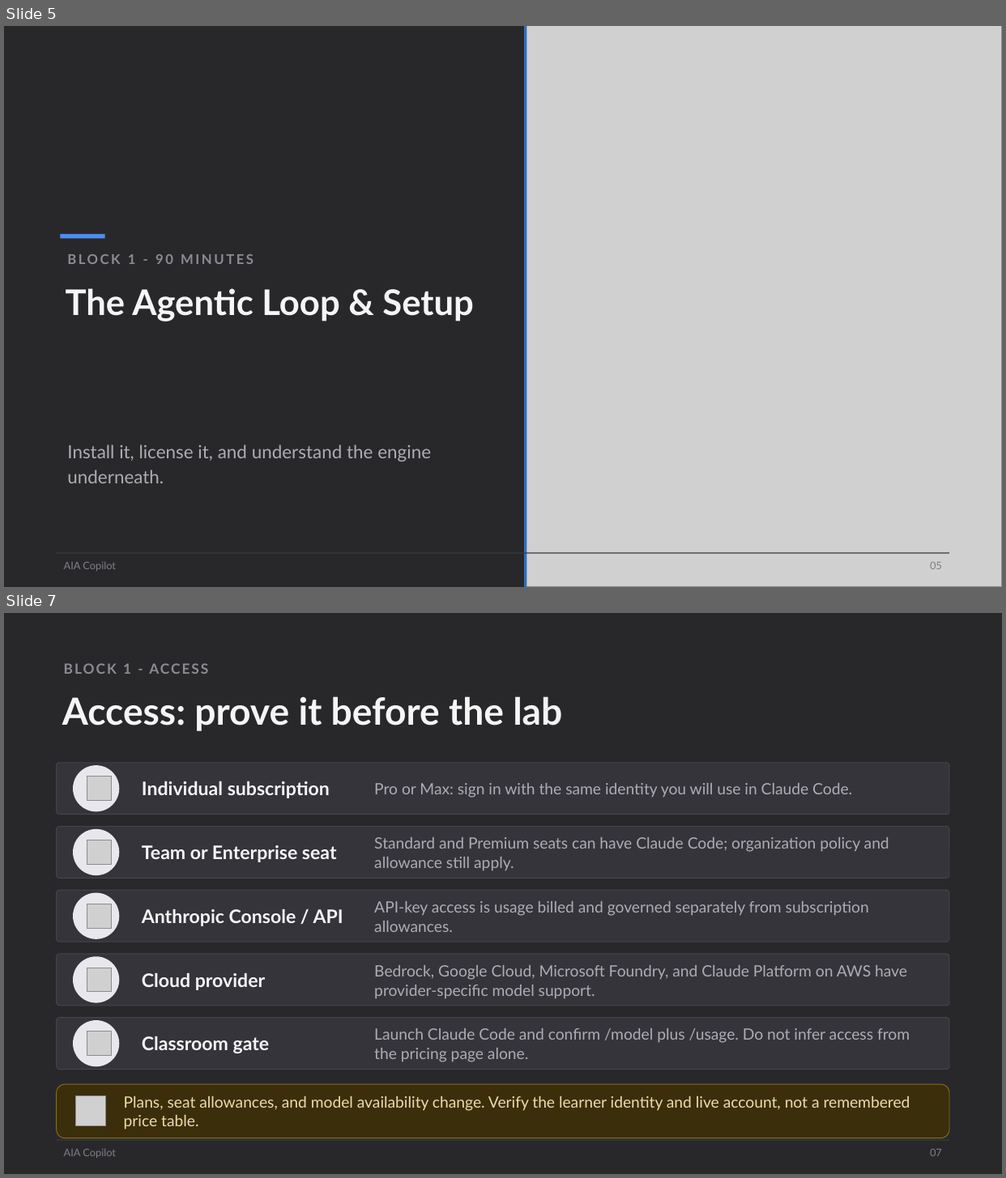
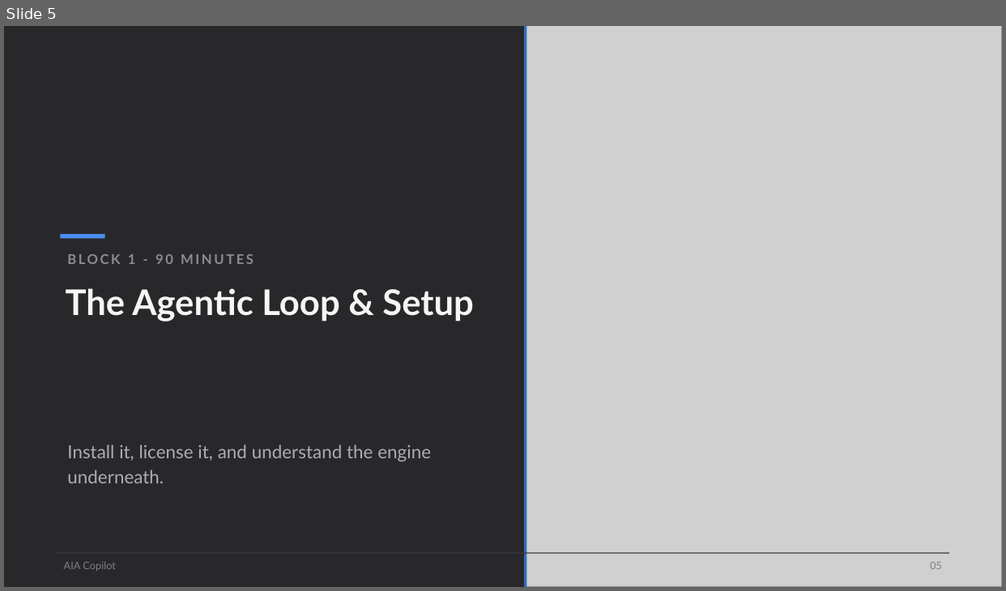
Before and after one commit to scottrhay/AIA-ClaudeCopilot, a slide deck: claude-code-3day/slides/Day1_Claude_Code_Fundamentals.pptx. Shown one above the other, each under a label of ours: slides 5 and 7 before the commit, slide 5 after it; the slides between them are not shown. The pictures are 1006x1178 and 1006x591 pixels, drawn with LibreOffice and Linux fonts; fonts in the diff are those of the drawing; grey boxes stand for pictures. Boxes give left, top, right and bottom in pixels: in the first picture for what was removed or moved away, otherwise in the second. Text is boxed around its words. In the diff, an @@ line names an element or a change of style, - is before the commit and + after.

Commit message:
Day 1: agentic-is-table-stakes reframe, enterprise-only access slim, WSL install clarity

```diff
--- a/claude-code-3day/slides/Day1_Claude_Code_Fundamentals.pptx
+++ b/claude-code-3day/slides/Day1_Claude_Code_Fundamentals.pptx
@@ slide 7 removed at bbox=[4, 613, 1002, 1174], background #28282B @@
@@ text removed at bbox=[123, 663, 131, 674] @@
-BLOCK 1 - ACCESS
@@ text removed at bbox=[62, 696, 562, 731] @@
-Access: prove it before the lab
@@ rounded rectangle removed at bbox=[57, 763, 949, 815] @@
@@ ellipse removed at bbox=[73, 766, 119, 812] @@
@@ picture removed at bbox=[87, 777, 111, 801] @@
@@ text removed at bbox=[142, 781, 330, 798] @@
-Individual subscription
@@ text removed at bbox=[374, 783, 852, 798] @@
-Pro or Max: sign in with the same identity you will use in Claude Code.
@@ rounded rectangle removed at bbox=[57, 826, 949, 878] @@
@@ ellipse removed at bbox=[73, 829, 119, 875] @@
@@ picture removed at bbox=[87, 841, 111, 865] @@
@@ text removed at bbox=[142, 845, 337, 862] @@
-Team or Enterprise seat
@@ text removed at bbox=[374, 837, 889, 871] @@
-Standard and Premium seats can have Claude Code; organization policy and allowance still apply.
@@ rounded rectangle removed at bbox=[57, 890, 949, 942] @@
@@ ellipse removed at bbox=[73, 893, 119, 939] @@
@@ text removed at bbox=[374, 901, 869, 932] @@
-API-key access is usage billed and governed separately from subscription allowances.
@@ picture removed at bbox=[87, 905, 111, 928] @@
@@ text removed at bbox=[142, 909, 343, 926] @@
-Anthropic Console / API
@@ rounded rectangle removed at bbox=[57, 954, 949, 1006] @@
@@ ellipse removed at bbox=[73, 956, 119, 1003] @@
@@ picture removed at bbox=[87, 968, 111, 992] @@
@@ text removed at bbox=[142, 973, 265, 990] @@
-Cloud provider
@@ text removed at bbox=[374, 965, 907, 999] @@
-Bedrock, Google Cloud, Microsoft Foundry, and Claude Platform on AWS have provider-specific model support.
@@ rounded rectangle removed at bbox=[57, 1018, 949, 1070] @@
@@ ellipse removed at bbox=[73, 1020, 119, 1067] @@
@@ picture removed at bbox=[87, 1032, 111, 1055] @@
@@ text removed at bbox=[142, 1037, 270, 1054] @@
-Classroom gate
@@ text removed at bbox=[374, 1029, 910, 1063] @@
-Launch Claude Code and confirm /model plus /usage. Do not infer access from the pricing page alone.
@@ rounded rectangle removed at bbox=[57, 1084, 949, 1139] @@
@@ picture removed at bbox=[76, 1097, 106, 1127] @@
@@ text removed at bbox=[124, 1097, 910, 1130] @@
-Plans, seat allowances, and model availability change. Verify the learner identity and live account, not a remembered price table.
@@ rectangle removed at bbox=[57, 1140, 949, 1141] @@
@@ text removed at bbox=[64, 1149, 116, 1158] @@
-AIA Copilot
@@ text removed at bbox=[930, 1149, 942, 1157] @@
-07
```
Also in this commit, not shown: 2 slides changed, 1 slide added.
